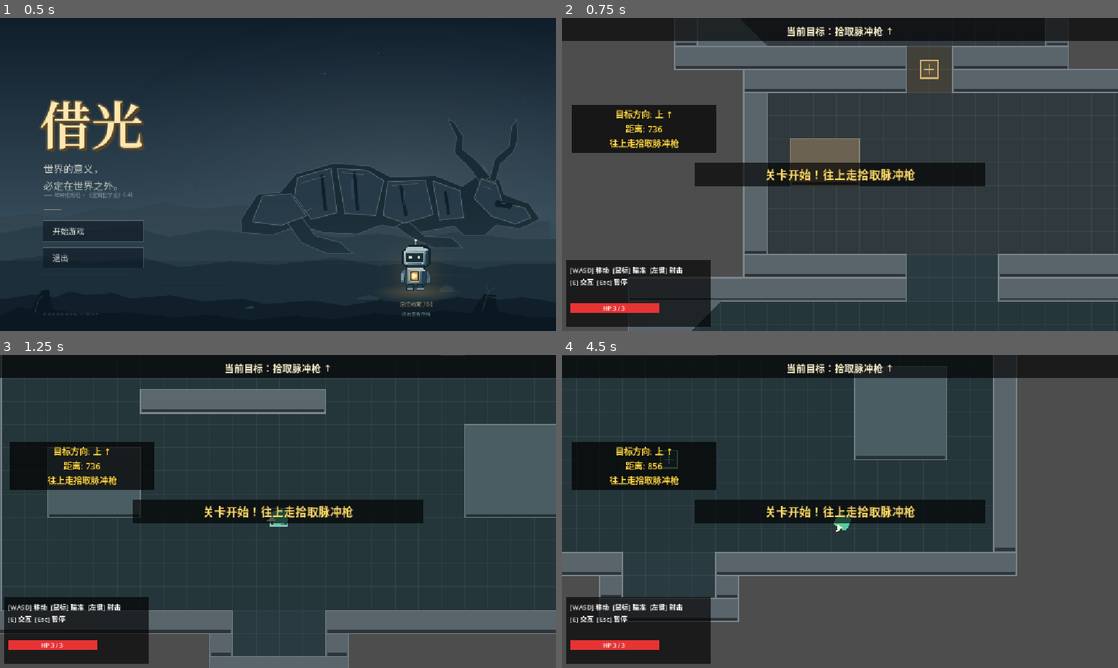
Above: before the commit, frames 1-4 (two rows, left to right).
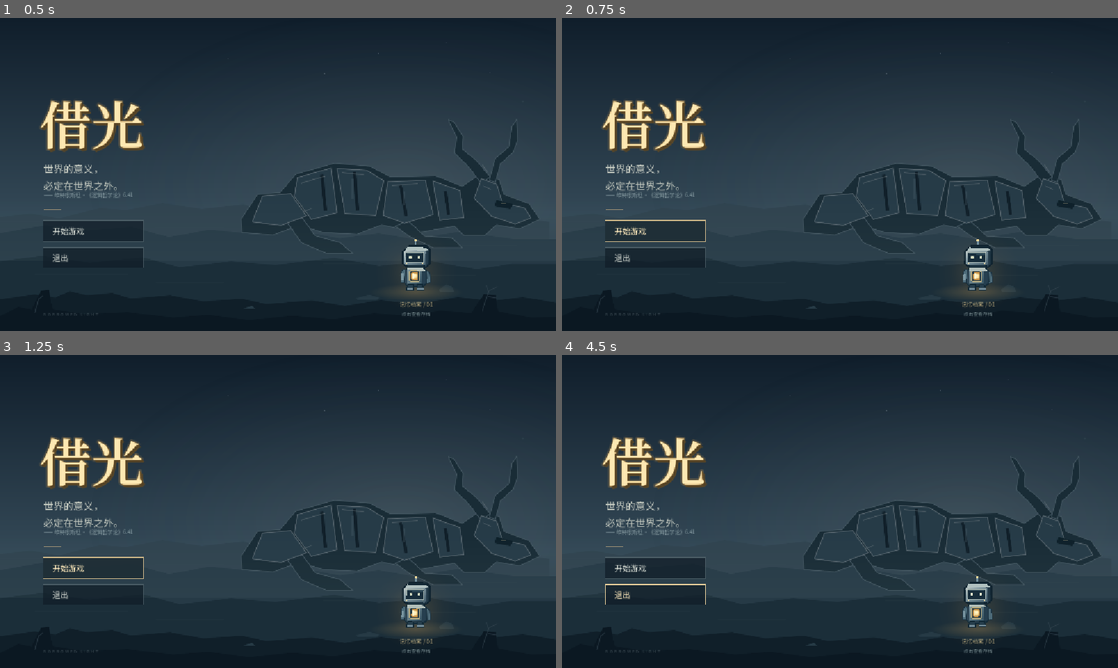
Above: after the commit, the same moments.

Repository: zwang818/borrowed-light
Game: Godot game, scene res://scenes/main.tscn
The game is run twice, just before and just after one commit, with the same random seed, the same clock (stepped at 60 frames per second) and the same inputs. Sound files missing from this copy of the repository are replaced by a short silence.
Inputs (mouse positions are in pixels of both pictures, inside the frame that each line leads up to):
- Up to frame 1 (0.5 s): no input
- Up to frame 2 (0.75 s): click "开始游戏" at 0.5 s
- Up to frame 3 (1.25 s): no input
- Up to frame 4 (4.5 s): click (656, 567) at 1.25 s, where only the run after the commit has a clickable "开始游戏"; tap Enter at 2 s; move the mouse to (962, 495) at 2.02 s; hold D (move_right) 2.03-2.78 s; hold E (interact) 2.03-2.78 s; click (962, 495) at 2.17 s; move the mouse to (728, 527) at 2.77 s; hold S (move_down) 2.78-3.53 s; click (728, 527) at 2.85 s; move the mouse to (895, 442) at 3.52 s; hold D (move_right) 3.53-4.28 s; tap R at 3.6 s; move the mouse to (812, 574) at 4.27 s; hold W (move_up) from 4.28 s (still down); tap Tab at 4.35 s; click (812, 574) at 4.42 s

Frame 1 is identical in both runs. In frame 2, 57% of the frame differs, in the area x 0-100%, y 0-100%; in frame 3, 40%; in frame 4, 60%.

Commit message:
feat: 标题界面新增 Zimmer 风格氛围 BGM
- 纯数学合成无采样 64 秒 loop BGM（仿 Hans Zimmer 原野追逐风格）
- 低频 drone + 缓慢 chord pad + 稀疏 celesta 点缀，动态从安静渐强再收束
- 代码创建 AudioStreamPlayer，不修改 .tscn 降低冲突风险
- Godot 打开项目时 .godot/imported 自动生成，无需手动配置

Diff:
--- a/scenes/ui/title_screen/title_screen.gd
+++ b/scenes/ui/title_screen/title_screen.gd
@@ -15,6 +15,10 @@
 @export_group("Scene Navigation")
 @export var start_scene: PackedScene
 
+@export_group("Audio")
+@export var title_bgm: AudioStream = preload("res://assets/audio/title_bgm.wav")
+@export_range(0.0, 1.0, 0.05) var title_bgm_volume := 0.35
+
 @onready var presentation: Control = $Presentation
 @onready var lamp_glow: TextureRect = $Presentation/WorldLayers/RobotAnchor/LampGlow
 @onready var robot: TextureRect = $Presentation/WorldLayers/RobotAnchor/Robot
@@ -26,6 +30,7 @@
 @onready var quit_button: Button = $Presentation/Menu/Buttons/QuitButton
 @onready var status_label: Label = $Presentation/Menu/Status
 
+var _bgm_player := AudioStreamPlayer.new()
 var _elapsed := 0.0
 var _is_starting := false
 var _robot_hovered := false
@@ -44,6 +49,18 @@
 	start_button.disabled = start_scene == null
 	status_label.visible = start_scene == null
 	_fit_presentation()
+	_init_bgm()
+
+
+func _init_bgm() -> void:
+	add_child(_bgm_player)
+	_bgm_player.volume_db = linear_to_db(title_bgm_volume)
+	# Godot 4: loop 必须在 .import 的 edit/loop_mode 上设置，AudioStreamPlayer 本身没有 loop 属性
+	_bgm_player.stream = title_bgm
+	if title_bgm != null:
+		_bgm_player.play()
+	else:
+		push_warning("Title BGM stream not assigned;  assign in scene Inspector or script.")
 
 
 func _process(delta: float) -> void:
@@ -95,15 +112,18 @@
 	presentation.position = (size - design_size * fit_scale) * 0.5
 
 
+@onready var _intro_scene_path := "res://scenes/ui/intro_cutscene/intro_cutscene.tscn"
+
+
 func _on_start_pressed() -> void:
 	if start_scene == null or _is_starting or archive_overlay.visible:
 		return
 	_is_starting = true
 	start_requested.emit()
-	var error := get_tree().change_scene_to_packed(start_scene)
+	var error := get_tree().change_scene_to_file(_intro_scene_path)
 	if error != OK:
 		_is_starting = false
-		push_error("Title could not open start scene: %s" % error)
+		push_error("Title could not open intro cutscene: %s" % error)
 
 
 func _on_quit_pressed() -> void:
Not shown, added: assets/audio/title_bgm.wav.import
Not shown, added: assets/audio/generate_title_bgm.py
Not shown, added: assets/audio/title_bgm.wav
